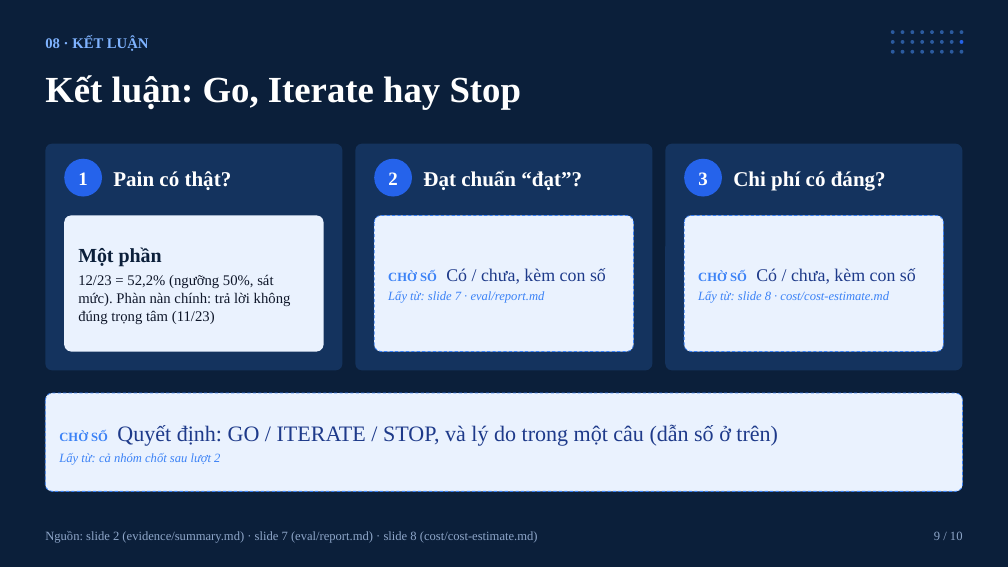
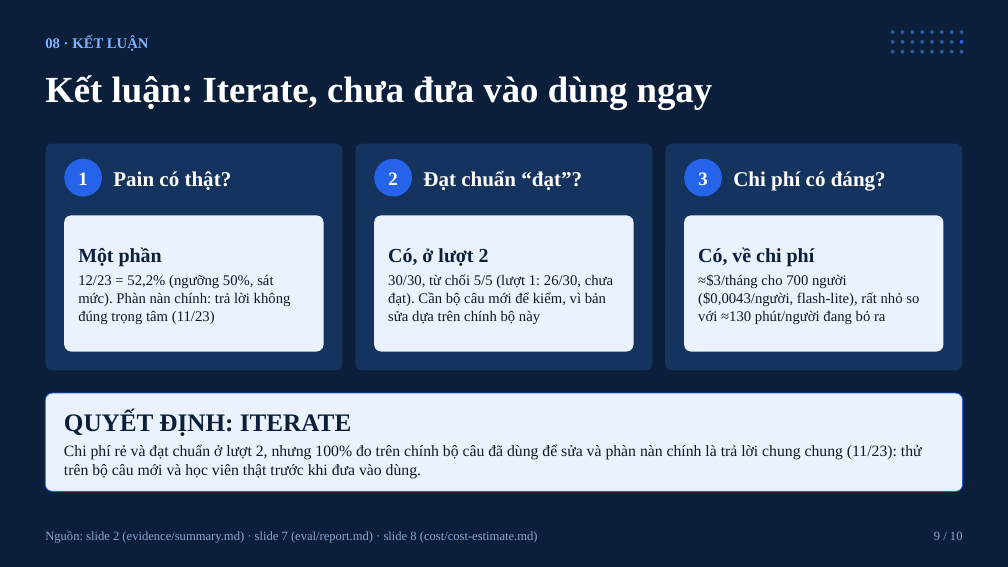
Before and after one commit to 24022404/24022-K5-Day15-L3A-Fightingggg, a slide deck: slide 9 of slides/demo-slides.pptx. Drawn at 1008x567 pixels with LibreOffice and Linux fonts; fonts in the diff are those of the drawing. Boxes give left, top, right and bottom in pixels: in the first picture for what was removed or moved away, otherwise in the second. Text is boxed around its words. In the diff, an @@ line names an element or a change of style, - is before the commit and + after.

```diff
--- a/slides/demo-slides.pptx
+++ b/slides/demo-slides.pptx
@@ text at (45,75,713,109): text changed @@
-Kết luận: Go, Iterate hay Stop
+Kết luận: Iterate, chưa đưa vào dùng ngay
@@ rounded rectangle "Có, ở lượt 2" at (374,216,634,352): outline #3B82F6 0.75 pt dashed to none @@
@@ rounded rectangle "Có, về chi phí" at (684,216,944,352): outline #3B82F6 0.75 pt dashed to none @@
@@ text in rounded rectangle at (388,248,613,324): text changed; size 12 to 14 pt; text colour #3B82F6 to #0F172A; italic off @@
-CHỜ SỐ Có / chưa, kèm con số
-Lấy từ: slide 7 · eval/report.md
+Có, ở lượt 2
+30/30, từ chối 5/5 (lượt 1: 26/30, chưa đạt). Cần bộ câu mới để kiểm, vì bản sửa dựa trên chính bộ này
@@ text in rounded rectangle at (698,247,919,324): text changed; size 12 to 14 pt; text colour #3B82F6 to #0F172A; italic off @@
-CHỜ SỐ Có / chưa, kèm con số
-Lấy từ: slide 8 · cost/cost-estimate.md
+Có, về chi phí
+≈$3/tháng cho 700 người ($0,0043/người, flash-lite), rất nhỏ so với ≈130 phút/người đang bỏ ra
@@ rounded rectangle "QUYẾT ĐỊNH: ITERATE" at (45,393,963,492): outline #3B82F6 0.75 pt dashed to #2563EB 0.75 pt @@
@@ text in rounded rectangle at (64,411,922,478): text changed; size 21 to 15 pt; text colour #1E3A8A to #0F172A @@
-CHỜ SỐ Quyết định: GO / ITERATE / STOP, và lý do trong một câu (dẫn số ở trên)
-Lấy từ: cả nhóm chốt sau lượt 2
+QUYẾT ĐỊNH: ITERATE
+Chi phí rẻ và đạt chuẩn ở lượt 2, nhưng 100% đo trên chính bộ câu đã dùng để sửa và phàn nàn chính là trả lời chung chung (11/23): thử trên bộ câu mới và học viên thật trước khi đưa vào dùng.
```
Also in this commit, not shown: 6 other slides changed, 13 other files.
